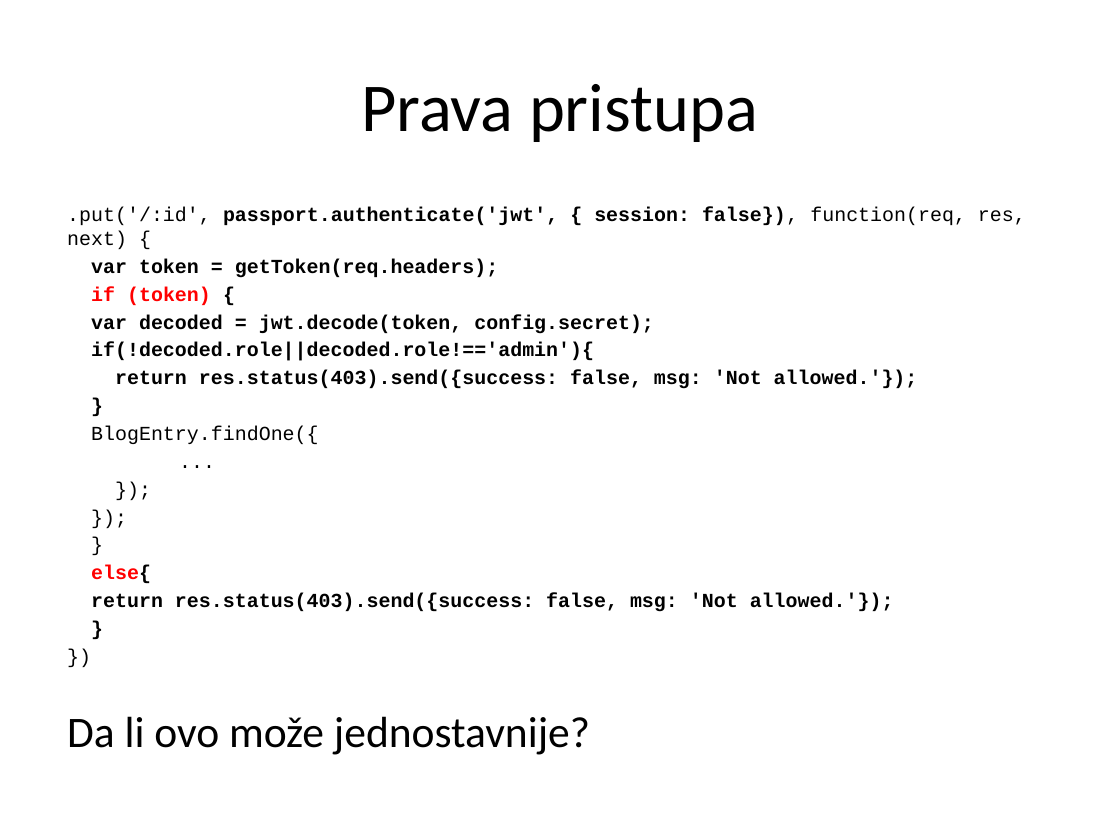
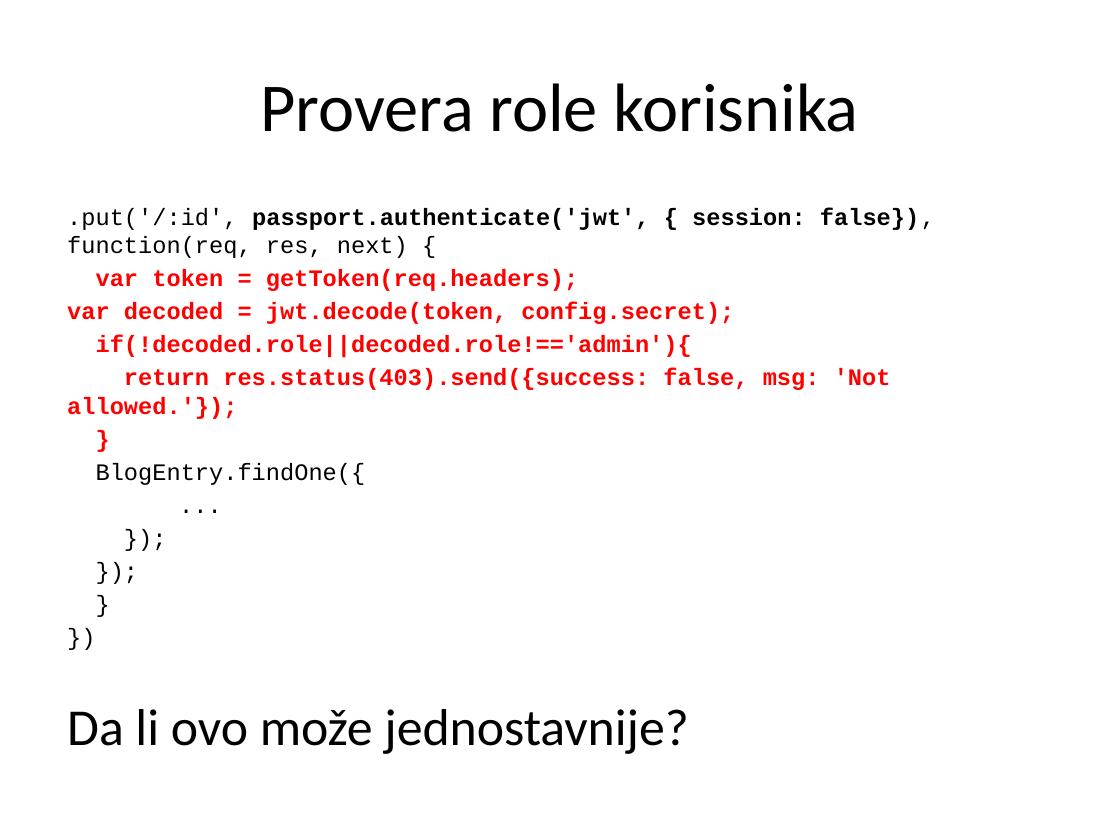
Before and after one commit to XWS2016/AngularJS, a slide deck: slide 20 of 06_PravaPristupa/06 PravaPristupa.pptx. Drawn at 1120x840 pixels with LibreOffice and Linux fonts; fonts in the diff are those of the drawing. Boxes give left, top, right and bottom in pixels: in the first picture for what was removed or moved away, otherwise in the second. Text is boxed around its words. In the diff, an @@ line names an element or a change of style, - is before the commit and + after.

```diff
--- a/06_PravaPristupa/06 PravaPristupa.pptx
+++ b/06_PravaPristupa/06 PravaPristupa.pptx
@@ title at [260,83,858,132]: text changed @@
-Prava pristupa
+Provera role korisnika
@@ text ".put('/:id', passport.authenticate('jwt', { session: false}) ..." at [67,208,935,754]: size 12.8 to 15.2 pt; text colour #000000 to #FF0000 in "var token = getToken(req.headers);", "var decoded = jwt.decode(token, config.secret);", "if(!decoded.role||decoded.role!=='admin'){", "return res.status(403).send({success: false, msg: 'Not allow ..." and 1 more places; size 28 to 33.2 pt in "Da li ovo može jednostavnije?"; more space between paragraphs @@
@@ text at [91,287,211,305]: paragraph removed @@
-if (token) {
@@ text at [91,565,894,612]: paragraphs removed @@
-else{
-return res.status(403).send({success: false, msg: 'Not allowed.'});
-}
```
Also in this commit, not shown: 5 other slides changed, 30 other files.
